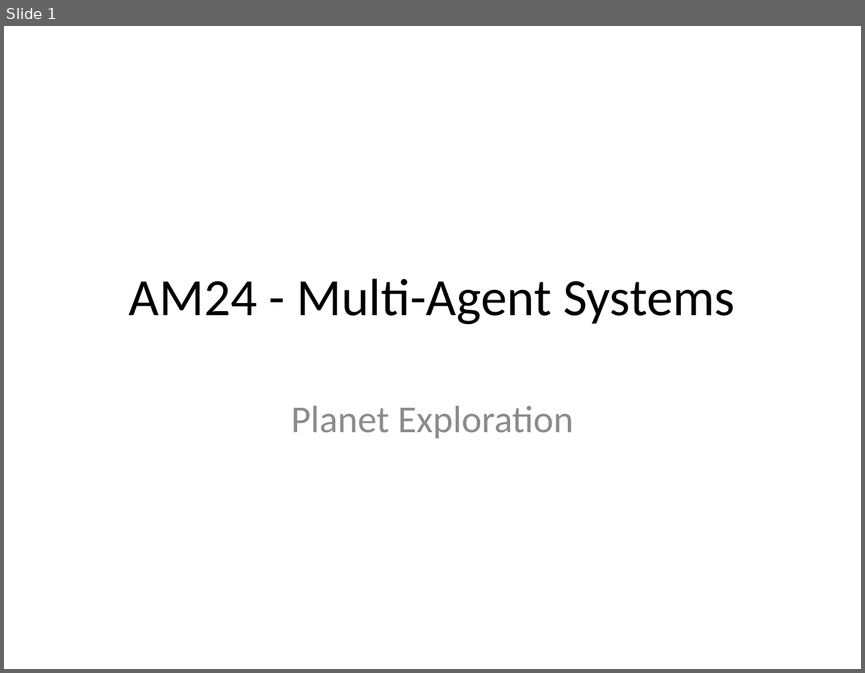
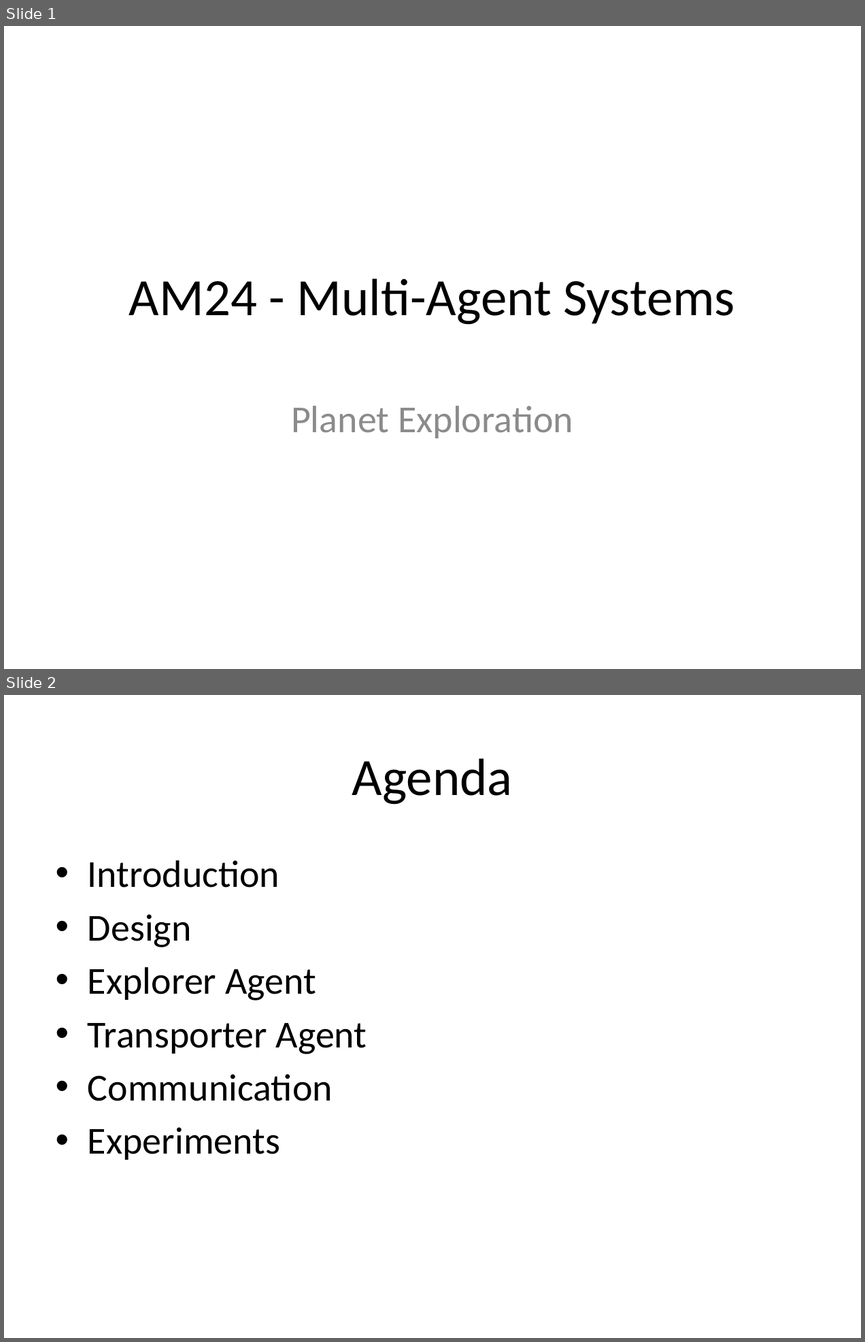
Before and after one commit to isurup/kalle-martin-group, a slide deck: AM24/report and docs/AM24 - presentation.pptx. Shown one above the other, each under a label of ours: slide 1 before the commit, slides 1 and 2 after it. The pictures are 865x673 and 865x1342 pixels, drawn with LibreOffice and Linux fonts; fonts in the diff are those of the drawing. Boxes give left, top, right and bottom in pixels: in the first picture for what was removed or moved away, otherwise in the second. Text is boxed around its words. In the diff, an @@ line names an element or a change of style, - is before the commit and + after.

```diff
--- a/AM24/report and docs/AM24 - presentation.pptx
+++ b/AM24/report and docs/AM24 - presentation.pptx
@@ slide 2 added at (4,695,861,1338), background #FFFFFF @@
@@ title added at (352,758,513,804), 44 pt, text #000000 @@
+Agenda
@@ text added at (88,860,367,1159), 32 pt, text #000000 @@
+• Introduction
+• Design
+• Explorer Agent
+• Transporter Agent
+• Communication
+• Experiments
```
Also in this commit, not shown: 9 other slides added, 1 slide removed.
